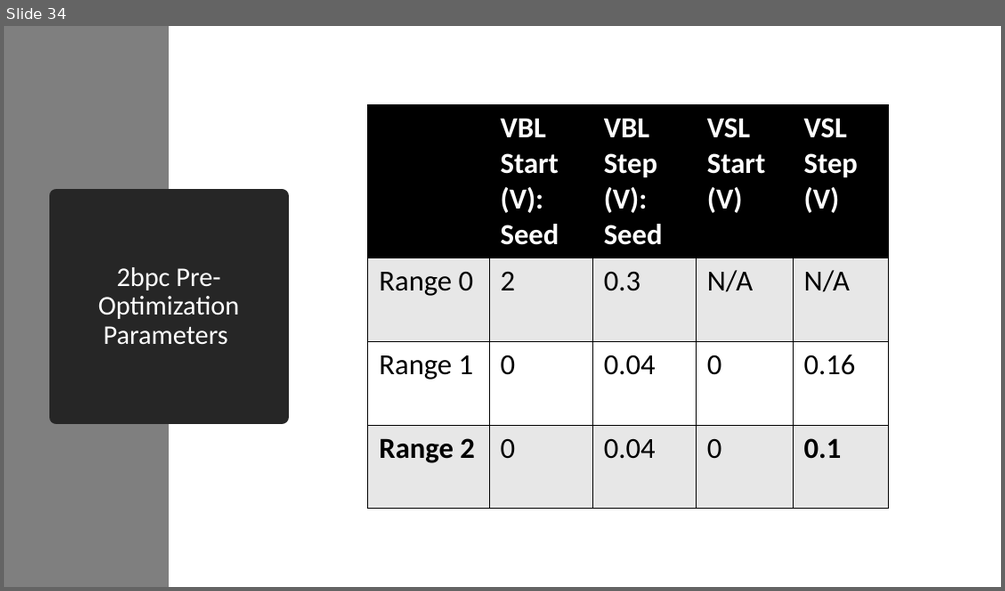
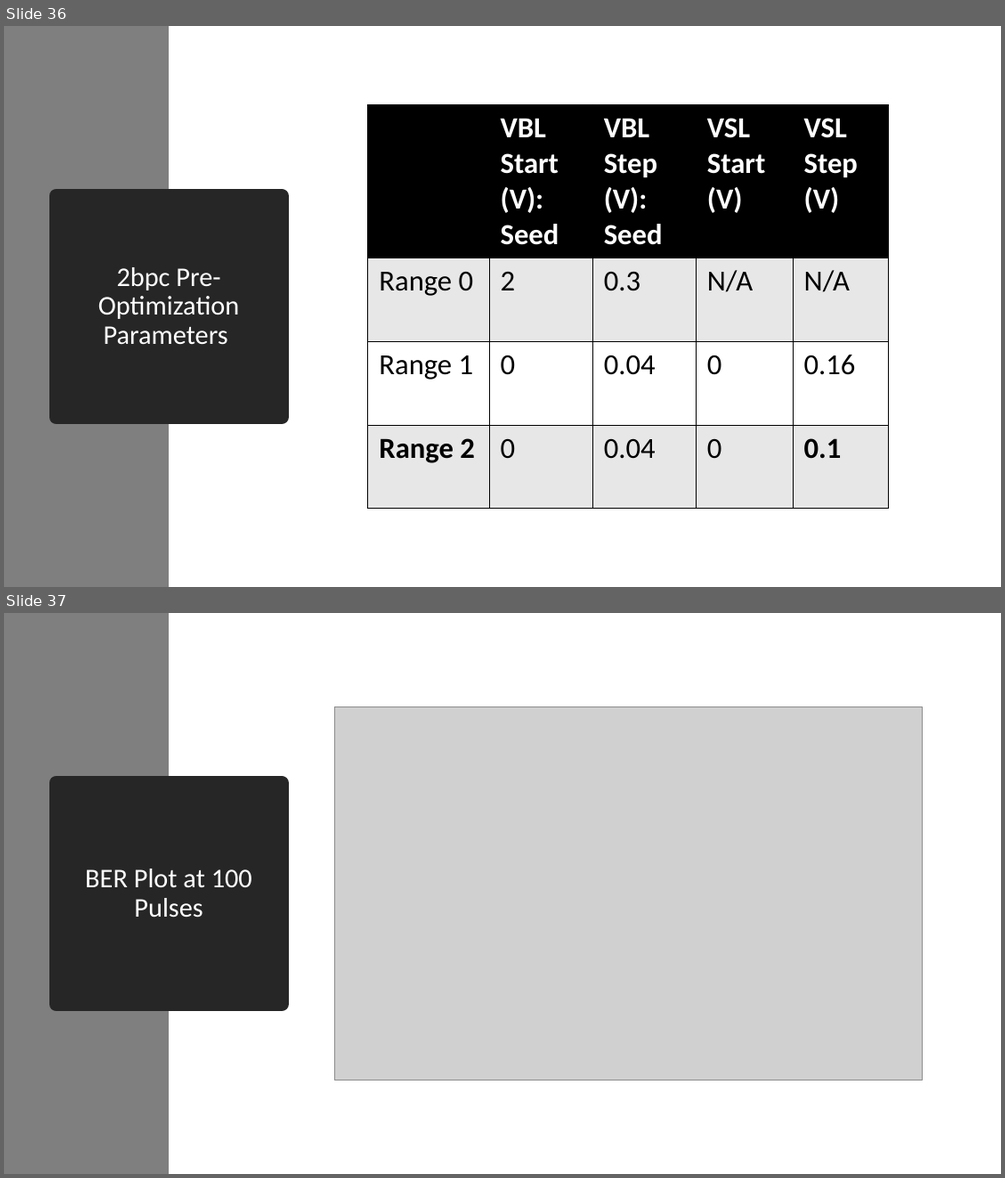
Before and after one commit to akashlevy/RRAM-RADAR-Tuning, a slide deck: presentations/Updates 8-4-20.pptx. Shown one above the other, each under a label of ours: slide 34 before the commit, slides 36 and 37 after it. The pictures are 1005x591 and 1005x1178 pixels, drawn with LibreOffice and Linux fonts; fonts in the diff are those of the drawing; grey boxes stand for pictures. Boxes give left, top, right and bottom in pixels: in the first picture for what was removed or moved away, otherwise in the second. Text is boxed around its words. In the diff, an @@ line names an element or a change of style, - is before the commit and + after.

```diff
--- a/presentations/Updates 8-4-20.pptx
+++ b/presentations/Updates 8-4-20.pptx
@@ slide 37 added at <box>4,613,1001,1174</box>, background #FFFFFF @@
@@ rectangle added at <box>4,613,169,1174</box>, fill #7F7F7F @@
@@ picture added at <box>334,706,922,1079</box> @@
@@ title added at <box>57,783,282,1004</box>, fill #262626, outline #262626 13.75 pt, 26 pt, text #FFFFFF @@
+BER Plot at 100 Pulses
@@ what was slide 34 is now slide 36 @@
```
Also in this commit, not shown: 3 slides changed, 3 other slides added, 1 slide removed, 18 other files.
